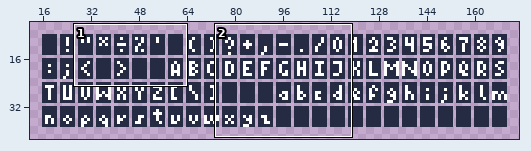
One commit to this pixel-art file: doc/font.aseprite. The first picture is a wide view before the edit; the outline marks the close-up.
Close-up. The starting point:
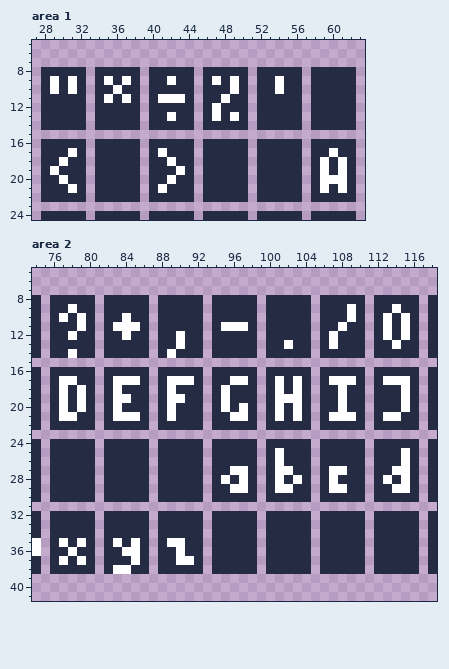
320x180 pixels, 1 frame. Shown: area 1: x 27..63, y 5..24; area 2: x 74..118, y 5..41. The old version is drawn lined up with the new one. The wide view leaves out empty margins.
Now the later version:
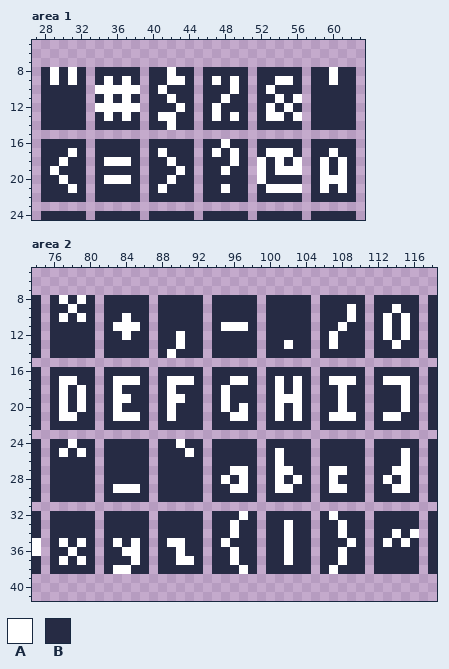
Palette (. is transparent): A #ffffff  B #262b44
Difference:
{"change": "drawings rearranged on the sheet (the old picture shows each at its new place)"}
{"where": "area 1"}
{"y":8,"x":29,"old":"B","new":"A"}
{"y":8,"x":31,"old":"B","new":"A"}
{"y":8,"x":42,"old":"B","new":"A"}
{"y":8,"x":60,"old":"B","new":"A"}
{"y":9,"x":43,"old":"B","new":"A"}
{"y":9,"x":55,"old":"B","new":"A"}
{"y":9,"x":60,"old":"B","new":"A"}
{"y":10,"x":29,"old":"A","new":"B"}
{"y":10,"x":31,"old":"A","new":"B"}
{"y":10,"x":34,"old":"BB","new":"AA"}
{"y":10,"x":37,"old":"BB","new":"AA"}
{"y":10,"x":41,"old":"B","new":"A"}
{"y":10,"x":53,"old":"BA","new":"AB"}
{"y":11,"x":41,"old":"A","new":"B"}
{"y":11,"x":43,"old":"A","new":"B"}
{"y":11,"x":54,"old":"B","new":"A"}
{"y":11,"x":56,"old":"B","new":"A"}
{"y":12,"x":34,"old":"BBBBB","new":"AAAAA"}
{"y":12,"x":43,"old":"B","new":"A"}
{"y":12,"x":53,"old":"B","new":"A"}
{"y":12,"x":55,"old":"B","new":"A"}
{"y":13,"x":35,"old":"B","new":"A"}
{"y":13,"x":37,"old":"B","new":"A"}
{"y":13,"x":41,"old":"B","new":"A"}
{"y":13,"x":53,"old":"BB","new":"AA"}
{"y":13,"x":56,"old":"B","new":"A"}
{"y":14,"x":42,"old":"B","new":"A"}
{"y":16,"x":48,"old":"B","new":"A"}
{"y":17,"x":47,"old":"B","new":"A"}
{"y":17,"x":49,"old":"B","new":"A"}
{"y":17,"x":53,"old":"BBB","new":"AAA"}
{"y":18,"x":35,"old":"BBB","new":"AAA"}
{"y":18,"x":49,"old":"B","new":"A"}
{"y":18,"x":52,"old":"B","new":"A"}
{"y":18,"x":54,"old":"B","new":"A"}
{"y":18,"x":56,"old":"B","new":"A"}
{"y":19,"x":48,"old":"B","new":"A"}
{"y":19,"x":52,"old":"B","new":"A"}
{"y":19,"x":54,"old":"BBB","new":"AAA"}
{"y":20,"x":35,"old":"BBB","new":"AAA"}
{"y":20,"x":52,"old":"B","new":"A"}
{"y":21,"x":48,"old":"B","new":"A"}
{"y":21,"x":53,"old":"BBBB","new":"AAAA"}
{"where": "area 2"}
{"y":8,"x":77,"old":"B","new":"A"}
{"y":8,"x":79,"old":"B","new":"A"}
{"y":11,"x":79,"old":"A","new":"B"}
{"y":12,"x":78,"old":"A","new":"B"}
{"y":14,"x":78,"old":"A","new":"B"}
{"y":24,"x":78,"old":"B","new":"A"}
{"y":24,"x":90,"old":"B","new":"A"}
{"y":25,"x":77,"old":"B","new":"A"}
{"y":25,"x":79,"old":"B","new":"A"}
{"y":25,"x":91,"old":"B","new":"A"}
{"y":29,"x":83,"old":"BBB","new":"AAA"}
{"y":32,"x":97,"old":"B","new":"A"}
{"y":32,"x":107,"old":"B","new":"A"}
{"y":33,"x":96,"old":"B","new":"A"}
{"y":33,"x":102,"old":"B","new":"A"}
{"y":33,"x":108,"old":"B","new":"A"}
{"y":34,"x":96,"old":"B","new":"A"}
{"y":34,"x":102,"old":"B","new":"A"}
{"y":34,"x":108,"old":"B","new":"A"}
{"y":34,"x":114,"old":"B","new":"A"}
{"y":34,"x":116,"old":"B","new":"A"}
{"y":35,"x":95,"old":"B","new":"A"}
{"y":35,"x":102,"old":"B","new":"A"}
{"y":35,"x":109,"old":"B","new":"A"}
{"y":35,"x":113,"old":"B","new":"A"}
{"y":35,"x":115,"old":"B","new":"A"}
{"y":36,"x":96,"old":"B","new":"A"}
{"y":36,"x":102,"old":"B","new":"A"}
{"y":36,"x":108,"old":"B","new":"A"}
{"y":37,"x":96,"old":"B","new":"A"}
{"y":37,"x":102,"old":"B","new":"A"}
{"y":37,"x":108,"old":"B","new":"A"}
{"y":38,"x":97,"old":"B","new":"A"}
{"y":38,"x":107,"old":"B","new":"A"}
